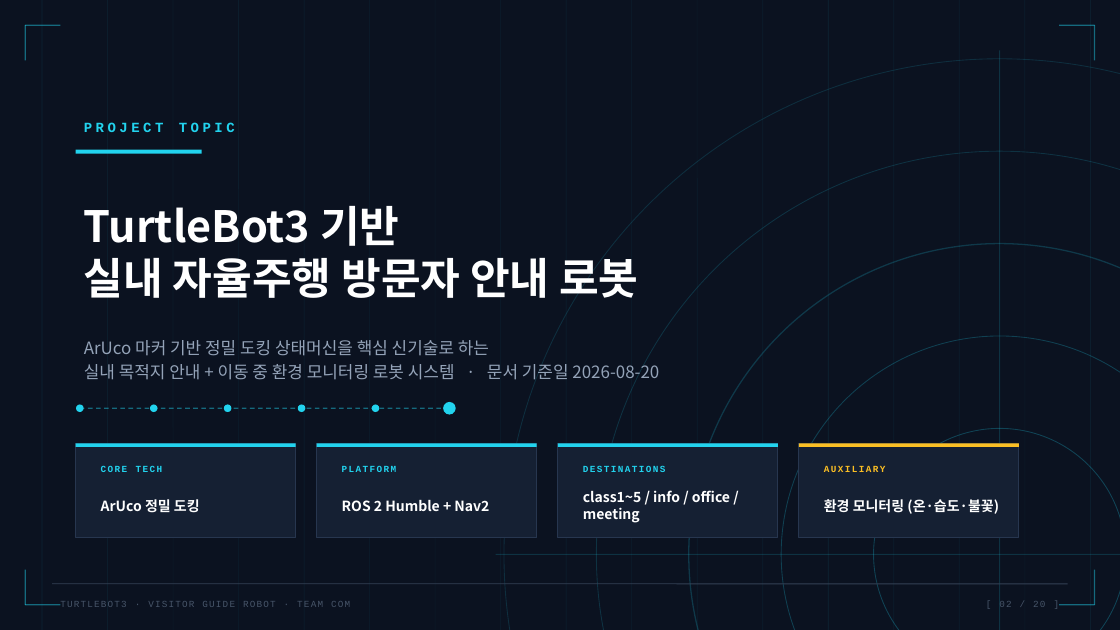
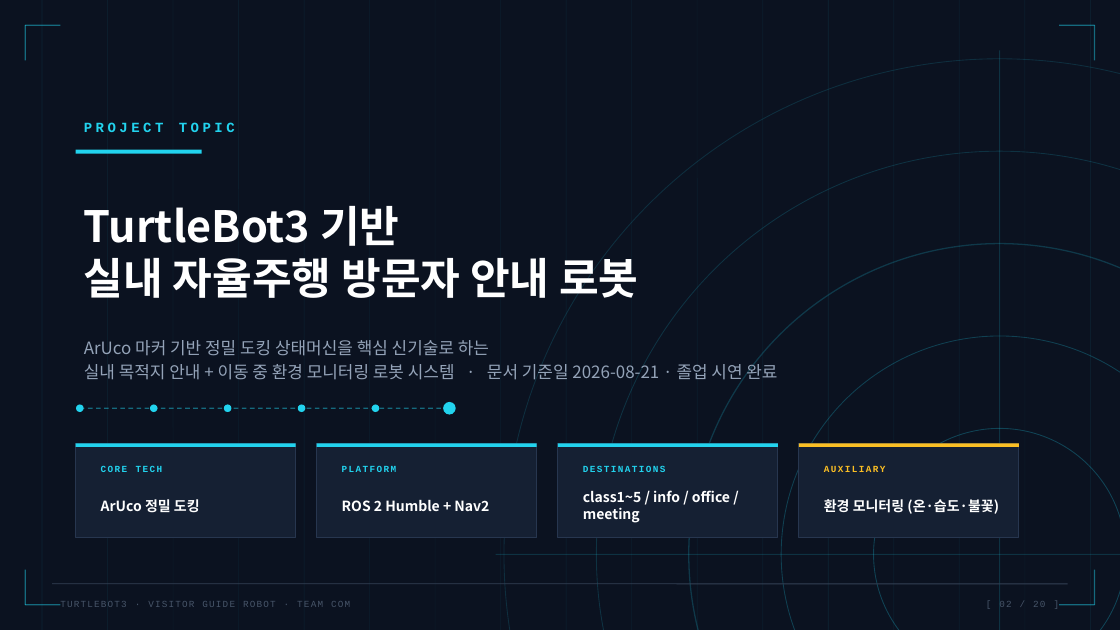
Before and after one commit to JJUNI-01-KOR/Turtlebot3-Guide-Robot, a slide deck: slide 1 of docs/presentation/COM_TurtleBot3_발표자료.pptx. Drawn at 1120x630 pixels with LibreOffice and Linux fonts; fonts in the diff are those of the drawing. Boxes give left, top, right and bottom in pixels: in the first picture for what was removed or moved away, otherwise in the second. Text is boxed around its words. In the diff, an @@ line names an element or a change of style, - is before the commit and + after.

Commit message:
docs: 8/21 졸업 시연 성공 반영 — 자율주행+정밀도킹+안전기능 검증 완료
- README 최종본 재정리(사용자 관점): 시연 결과·주요 기능·화면/실물 사진 8장 추가, 도킹 미검증 서술 제거
- 정식 문서 7종 개정(URS3.0/SRS3.0/SAD3.0/SDD3.2/DDS3.2/HMI2.8/ICD2.9): 시연 검증 완료 개정이력 추가
- 발표 PPT: 도킹/시험결과/향후를 재검증 예정→시연 검증 완료로 갱신, 기준일 8/21
- image/*.JPG EXIF 방향 baked-in(정방향 표시)

```diff
--- a/docs/presentation/COM_TurtleBot3_발표자료.pptx
+++ b/docs/presentation/COM_TurtleBot3_발표자료.pptx
@@ text at [84, 361, 777, 383]: text changed @@
-실내 목적지 안내 + 이동 중 환경 모니터링 로봇 시스템 · 문서 기준일 2026-08-20
+실내 목적지 안내 + 이동 중 환경 모니터링 로봇 시스템 · 문서 기준일 2026-08-21 · 졸업 시연 완료
```
Also in this commit, not shown: 6 other slides changed, 14 other files.
